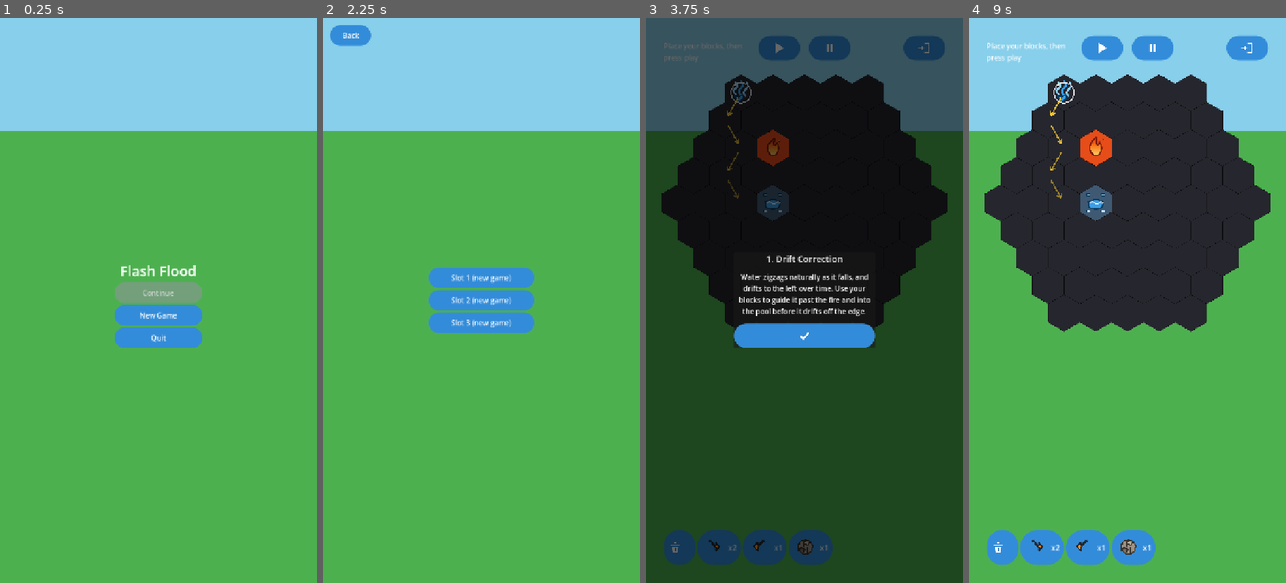
Above: before the commit, frames 1-4 (left to right).
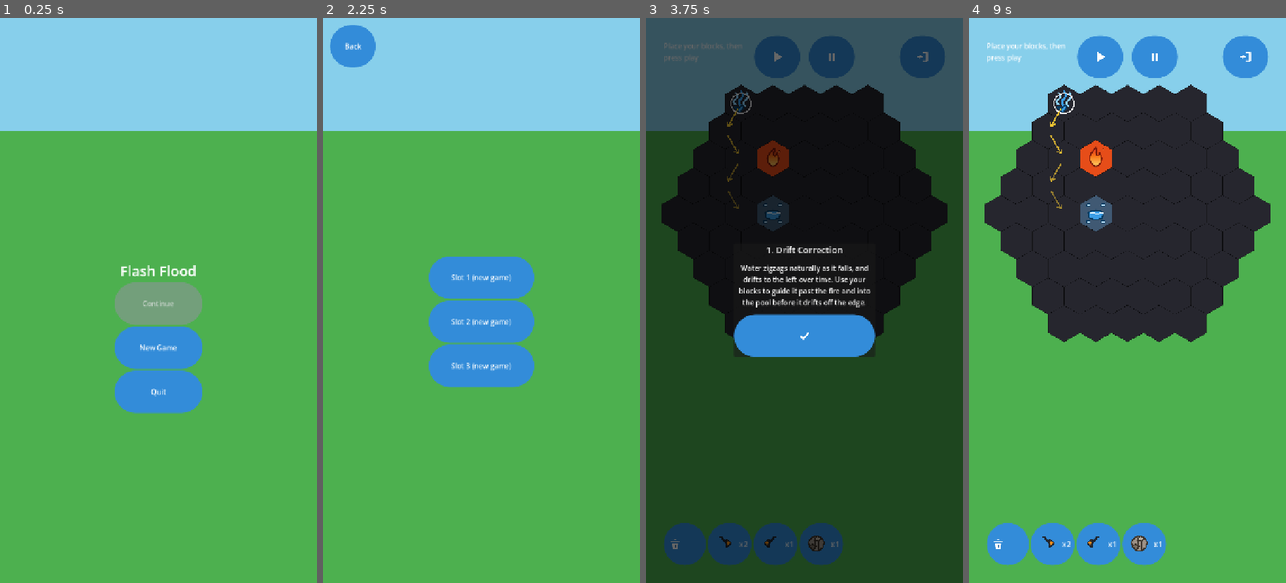
Above: after the commit, the same moments.

Repository: jitternoise/sunny_balcony
Game: Godot game, scene res://scenes/MainMenu.tscn
Same seed, same stepped clock (60 frames per second), same inputs: the game is played once before the commit and once after it.
Inputs (mouse positions are in pixels of both pictures, inside the frame that each line leads up to; where the layout moved, square brackets give the same spot in the first picture):
- Up to frame 1 (0.25 s): no input
- Up to frame 2 (2.25 s): click "New Game" at 0.5 s; click "Back" at 1.25 s; click "New Game" at 2 s
- Up to frame 3 (3.75 s): click "Slot 1 (new game)" at 2.75 s; click "1" at 3.5 s
- Up to frame 4 (9 s): click (1244, 57) [1247, 46] at 4.25 s; click (1098, 57) [1102, 46] at 5 s; click (1098, 57) [1102, 46] at 5.75 s; click "x2" at 6.5 s; click "x1" at 7.25 s; click "x1" at 8 s; click (1127, 334) at 8.75 s

The runs differ from the first frame. In frame 1, 4.3% of the frame differs, in the area x 36-64%, y 46-70%; in frame 2, 4.9%; in frame 3, 10%, in the area x 4-96%, y 3-97%; in frame 4, 8.8%.

Commit message:
Make every control a real touch target
Finding 11 of handheld-audit.md, the largest remaining item and the first
that changes how the game looks.

Under stretch/aspect=expand the 720-unit viewport maps onto the device's
full width, so a unit is 0.5dp on a 360dp phone. Everything was under
both platforms' minimum (Android 48dp, Apple 44pt):

  HUD Start/Pause/Back        95x56 (28dp)  ->  104x96 (48dp)
  Main menu buttons          ~200x47 (24dp) ->  200x96
  Save-slot buttons          ~240x47 (24dp) ->  240x96
  Save-slot Back              80x32 (16dp)  ->  104x96
  Popup buttons              104x56 / 0x56  ->  104x96 / 0x96
  Inventory Delete toggle     72 wide (36dp) -> 96 wide

The save-slot Back button at 16dp was a third of the minimum, on the
screen that picks which save to load.

GRID_TOP_MARGIN_PX 128 -> 152 and BOTTOM_UI_RESERVED_PX 158 -> 190 to
clear the taller rows. This shrinks no tile: _fit_hex_layout() solves tile
size from the viewport's WIDTH alone, so the only effect is a 938-unit
grid band instead of 994 and slightly more scrolling on some levels. All
10 BoardSnapshots change as intended; level 19 and the save-slot screen
were rendered and inspected.

tests/VerifyTouchTargets.tscn, 30 checks, measuring size on the laid-out
control rather than reading the .tscn so a theme change or a squeezing
container is caught too. It earned that immediately by catching the
inventory Delete toggle at 72 units -- sized by a constant in Level.gd
that I would not have thought to edit. It also checks the inventory row
still fits (level 19's six buttons use 616 of 640) and that the grid band
stays above 60% of the screen. Needs a display, so it runs under xvfb.

VerifySafeArea's Back-button check pinned offset_bottom to a literal and
failed for the wrong reason once the button was resized; it now asserts
the height is unchanged, which is what it meant.

Also flags a hazard found the hard way: user:// is keyed on config/name,
so a COPY of the project shares the real save directory -- a throwaway
harness run from a copy is not sandboxed. More broadly, ten test scenes
set current_slot = 0 and complete levels, so running the documented
suites overwrites your own Slot 1. That predates this session;
VerifySaveIntegrity already uses slot 99 to stay clear.

All nine suites pass, solution book unchanged at 88 / 11 / 1.

Co-Authored-By: Claude Opus 5 <noreply@anthropic.com>

Diff:
--- a/game/scenes/Level.tscn
+++ b/game/scenes/Level.tscn
@@ -54,10 +54,10 @@
 [node name="StartButton" type="Button" parent="UI/HUD"]
 layout_mode = 1
 anchor_left = 0.5
-offset_left = -105.0
+offset_left = -114.0
 offset_top = 40.0
 offset_right = -10.0
-offset_bottom = 96.0
+offset_bottom = 136.0
 tooltip_text = "Start"
 icon = ExtResource("3")
 icon_alignment = 1
@@ -67,8 +67,8 @@
 anchor_left = 0.5
 offset_left = 10.0
 offset_top = 40.0
-offset_right = 105.0
-offset_bottom = 96.0
+offset_right = 114.0
+offset_bottom = 136.0
 tooltip_text = "Pause"
 icon = ExtResource("4")
 icon_alignment = 1
@@ -77,10 +77,10 @@
 layout_mode = 1
 anchor_left = 1.0
 anchor_right = 1.0
-offset_left = -135.0
+offset_left = -144.0
 offset_top = 40.0
 offset_right = -40.0
-offset_bottom = 96.0
+offset_bottom = 136.0
 tooltip_text = "Level Select"
 icon = ExtResource("6")
 icon_alignment = 1
@@ -91,9 +91,9 @@
 anchor_top = 1.0
 anchor_bottom = 1.0
 offset_left = 40.0
-offset_top = -158.0
+offset_top = -174.0
 offset_right = 244.0
-offset_bottom = -132.0
+offset_bottom = -146.0
 text = "Tiles left: 0"
 
 [node name="InventoryBar" type="HBoxContainer" parent="UI/HUD"]
@@ -102,7 +102,7 @@
 anchor_bottom = 1.0
 anchor_right = 1.0
 offset_left = 40.0
-offset_top = -120.0
+offset_top = -136.0
 offset_right = -40.0
 offset_bottom = -40.0
 
@@ -146,14 +146,14 @@
 
 [node name="RetryButton" type="Button" parent="UI/LosePanel/Center/Panel/VBox/ButtonRow"]
 layout_mode = 2
-custom_minimum_size = Vector2(104, 56)
+custom_minimum_size = Vector2(104, 96)
 tooltip_text = "Retry"
 icon = ExtResource("5")
 icon_alignment = 1
 
 [node name="LevelSelectButton" type="Button" parent="UI/LosePanel/Center/Panel/VBox/ButtonRow"]
 layout_mode = 2
-custom_minimum_size = Vector2(104, 56)
+custom_minimum_size = Vector2(104, 96)
 tooltip_text = "Level Select"
 icon = ExtResource("6")
 icon_alignment = 1
@@ -200,7 +200,7 @@
 
 [node name="GotItButton" type="Button" parent="UI/IntroPanel/Center/Panel/VBox"]
 layout_mode = 2
-custom_minimum_size = Vector2(0, 56)
+custom_minimum_size = Vector2(0, 96)
 tooltip_text = "Got it"
 icon = ExtResource("8")
 icon_alignment = 1
@@ -248,7 +248,7 @@
 
 [node name="NextButton" type="Button" parent="UI/WinPanel/Center/Panel/VBox"]
 layout_mode = 2
-custom_minimum_size = Vector2(0, 56)
+custom_minimum_size = Vector2(0, 96)
 tooltip_text = "Next level"
 icon = ExtResource("7")
 icon_alignment = 1
@@ -289,7 +289,7 @@
 
 [node name="ResumeButton" type="Button" parent="UI/PausePanel/Center/Panel/VBox"]
 layout_mode = 2
-custom_minimum_size = Vector2(0, 56)
+custom_minimum_size = Vector2(0, 96)
 tooltip_text = "Resume"
 icon = ExtResource("3")
 icon_alignment = 1
@@ -301,14 +301,14 @@
 
 [node name="RetryButton" type="Button" parent="UI/PausePanel/Center/Panel/VBox/ButtonRow"]
 layout_mode = 2
-custom_minimum_size = Vector2(104, 56)
+custom_minimum_size = Vector2(104, 96)
 tooltip_text = "Retry"
 icon = ExtResource("5")
 icon_alignment = 1
 
 [node name="LevelSelectButton" type="Button" parent="UI/PausePanel/Center/Panel/VBox/ButtonRow"]
 layout_mode = 2
-custom_minimum_size = Vector2(104, 56)
+custom_minimum_size = Vector2(104, 96)
 tooltip_text = "Level Select"
 icon = ExtResource("6")
 icon_alignment = 1
--- a/game/scenes/MainMenu.tscn
+++ b/game/scenes/MainMenu.tscn
@@ -43,12 +43,15 @@
 
 [node name="ContinueButton" type="Button" parent="VBoxContainer"]
 layout_mode = 2
+custom_minimum_size = Vector2(0, 96)
 text = "Continue"
 
 [node name="NewGameButton" type="Button" parent="VBoxContainer"]
 layout_mode = 2
+custom_minimum_size = Vector2(0, 96)
 text = "New Game"
 
 [node name="QuitButton" type="Button" parent="VBoxContainer"]
 layout_mode = 2
+custom_minimum_size = Vector2(0, 96)
 text = "Quit"
--- a/game/scenes/SaveSlotSelect.tscn
+++ b/game/scenes/SaveSlotSelect.tscn
@@ -39,6 +39,6 @@
 layout_mode = 1
 offset_left = 16.0
 offset_top = 16.0
-offset_right = 96.0
-offset_bottom = 48.0
+offset_right = 120.0
+offset_bottom = 112.0
 text = "Back"
--- a/game/scripts/gameplay/HexBoard.gd
+++ b/game/scripts/gameplay/HexBoard.gd
@@ -283,8 +283,10 @@
 ## is an absolute distance and NOT a fraction of viewport height: under
 ## stretch/aspect=expand a taller device grows the viewport, and a
 ## fraction would push the grid further from a button row that has not
-## moved. 96px button row + 32px breathing room.
-const GRID_TOP_MARGIN_PX := 128.0
+## moved. The row ends at y=136 (40px inset + a 96px button, raised from 56
+## so the buttons clear the 48dp Android / 44pt iOS minimum touch target on
+## a 360dp-wide phone) + 16px breathing room.
+const GRID_TOP_MARGIN_PX := 152.0
 
 ## Level-design convention (not enforced here, but relied on by
 ## _fit_hex_layout()'s sizing so tiles stay reasonably large): a grid
@@ -295,8 +297,13 @@
 ## Reserved screen space below the grid's available area for the bottom HUD,
 ## so scrolling can't hide the grid's bottom edge behind it. Matches the
 ## topmost bottom-anchored control in Level.tscn -- BudgetLabel's offset_top,
-## which sits just above InventoryBar -- so keep the two in step.
-const BOTTOM_UI_RESERVED_PX := 158.0
+## which sits just above InventoryBar -- so keep the two in step. 174 for the
+## label (itself pushed up by the inventory bar growing to a 96px touch
+## target) + 16px breathing room.
+##
+## Note this only changes how far a grid can SCROLL, never how big its tiles
+## are: _fit_hex_layout() solves tile size from the viewport's WIDTH alone.
+const BOTTOM_UI_RESERVED_PX := 190.0
 
 ## position.y when the grid is scrolled all the way to the top (its natural
 ## resting position, set by _fit_hex_layout()). Level.gd clamps manual
--- a/game/scripts/gameplay/Level.gd
+++ b/game/scripts/gameplay/Level.gd
@@ -136,7 +136,12 @@
 ## The tile buttons are wider than the Delete toggle: their tile art is the
 ## thing being chosen, while Delete is a mode switch with a fixed-size glyph.
 const INVENTORY_BUTTON_WIDTH := 100.0
-const DELETE_BUTTON_WIDTH := 72.0
+## Was 72, which is 36dp on a 360dp phone -- three quarters of Android's 48dp
+## minimum, on the control that erases a placement. Narrower than a tile
+## button is still fine visually (its glyph is fixed-size), but not narrower
+## than a thumb. Level 19 is the binding case: five tile buttons plus this one
+## must fit the bar's 640 units, which VerifyTouchTargets checks.
+const DELETE_BUTTON_WIDTH := 96.0
 const INVENTORY_BUTTON_PADDING := 10.0
 
 ## The res://data/levels/*.tres path this scene was loaded with (captured
--- a/game/scripts/ui/SaveSlotSelect.gd
+++ b/game/scripts/ui/SaveSlotSelect.gd
@@ -58,6 +58,13 @@
 		child.queue_free()
 	for slot in range(GameState.SAVE_SLOT_COUNT):
 		var button := Button.new()
+		# 96 viewport units. Under stretch/aspect=expand the 720-unit-wide
+		# viewport maps onto the device's full width, so a unit is 0.5dp on a
+		# 360dp phone and 0.57dp on a 411dp one -- 96 is therefore >=48dp
+		# (Android's minimum touch target, and above Apple's 44pt) across the
+		# mainstream handset range. Intrinsic height here was ~47 units, i.e.
+		# ~24dp: half the minimum, on the screen that picks a save file.
+		button.custom_minimum_size = Vector2(0, 96)
 		button.text = _slot_label(slot)
 		button.pressed.connect(_on_slot_selected.bind(slot))
 		slot_container.add_child(button)
--- a/game/tests/VerifySafeArea.gd
+++ b/game/tests/VerifySafeArea.gd
@@ -146,8 +146,13 @@
 	_set_insets("0,96,0,72")
 	print("Save slots")
 	var slots := await _open_scene("res://scenes/SaveSlotSelect.tscn")
-	_about(slots.get_node("BackButton").offset_top, 16.0 + 96.0, "Back button drops below the cutout")
-	_about(slots.get_node("BackButton").offset_bottom, 48.0 + 96.0, "Back button keeps its height")
+	var back: Control = slots.get_node("BackButton")
+	_about(back.offset_top, 16.0 + 96.0, "Back button drops below the cutout")
+	# Height, not an absolute offset: the point of this check is that an
+	# inset MOVES the button rather than stretching it, and pinning
+	# offset_bottom to a literal made it fail for the wrong reason when the
+	# button was resized to a 48dp touch target.
+	_about(back.offset_bottom - back.offset_top, 96.0, "Back button keeps its height")
 	slots.free()
 
 
--- /dev/null
+++ b/game/tests/VerifyTouchTargets.gd
@@ -0,0 +1,135 @@
+extends Node
+
+## Headless check that every tappable control is big enough to hit. From game/:
+##   godot --headless res://tests/VerifyTouchTargets.tscn
+##
+## Under stretch/aspect=expand the 720-unit-wide viewport maps onto the whole
+## device width, so one viewport unit is 0.5dp on a 360dp phone (the narrow
+## end of the mainstream range) and 0.57dp on a 411dp one. Android's minimum
+## touch target is 48dp and Apple's is 44pt, so a control needs >=96 units to
+## clear both on a 360dp phone.
+##
+## Before this was enforced the HUD's Start/Pause/Back were 56 units (28dp),
+## the main menu's three buttons ~47 (24dp), and the save-slot screen's Back
+## button 32 units -- 16dp, a third of the minimum, on the screen that picks
+## which save to load.
+##
+## Measured from the live scene rather than read off the .tscn, so a theme
+## change, a container that squeezes a child, or a font swap is caught too.
+
+const MIN_UNITS := 96.0
+const NARROW_PHONE_DP := 360.0
+const DESIGN_WIDTH := 720.0
+
+var _failures := 0
+
+
+func _check(cond: bool, what: String) -> void:
+	if cond:
+		print("  ok   ", what)
+	else:
+		_failures += 1
+		printerr("  FAIL ", what)
+
+
+func _dp(units: float) -> float:
+	return units * (NARROW_PHONE_DP / DESIGN_WIDTH)
+
+
+## Every Button under `root` that a player can actually press right now.
+func _buttons(root: Node) -> Array:
+	var out := []
+	for b in root.find_children("*", "Button", true, false):
+		if b.is_visible_in_tree() and not b.disabled:
+			out.append(b)
+	return out
+
+
+func _measure(root: Node, label: String, skip: Array = []) -> void:
+	var checked := 0
+	for b in _buttons(root):
+		if skip.has(b.name):
+			continue
+		checked += 1
+		var s: Vector2 = b.size
+		var small: float = minf(s.x, s.y)
+		_check(small >= MIN_UNITS - 0.5, "%s / %s is %.0fx%.0f units (%.0fdp shortest side)"
+			% [label, b.name, s.x, s.y, _dp(small)])
+	_check(checked > 0, "%s: found buttons to measure" % label)
+
+
+func _open(path: String) -> Node:
+	var scene: Node = load(path).instantiate()
+	add_child(scene)
+	for i in range(6):
+		await get_tree().process_frame
+	return scene
+
+
+func _ready() -> void:
+	GameState.current_slot = 0
+	GameState.debug_unlock_all = true
+
+	print("Main menu")
+	var menu := await _open("res://scenes/MainMenu.tscn")
+	_measure(menu, "MainMenu")
+	menu.queue_free()
+	remove_child(menu)
+	await get_tree().process_frame
+
+	print("Save slot select")
+	var slots := await _open("res://scenes/SaveSlotSelect.tscn")
+	_measure(slots, "SaveSlotSelect")
+	slots.queue_free()
+	remove_child(slots)
+	await get_tree().process_frame
+
+	print("In level -- HUD and inventory bar")
+	# Level 19 is the densest HUD case: the budget label is visible and the
+	# inventory bar carries every block type at once.
+	GameState.pending_level_path = "res://data/levels/level_019.tres"
+	var level := await _open("res://scenes/Level.tscn")
+	level.get_node("UI/IntroPanel/Center/Panel/VBox/GotItButton").pressed.emit()
+	for i in range(4):
+		await get_tree().process_frame
+	_measure(level, "Level")
+
+	print("In level -- the pause menu")
+	level._on_pause_pressed()
+	for i in range(4):
+		await get_tree().process_frame
+	_measure(level, "Paused")
+
+	print("The inventory bar still fits its row")
+	# Widening the Delete toggle to a real touch target eats into a row that
+	# already has to hold every block type on a jamboree level. If the
+	# children stop fitting, an HBoxContainer does not shrink past their
+	# minimums -- it overflows, and the last button leaves the screen.
+	var bar: HBoxContainer = level.get_node("UI/HUD/InventoryBar")
+	var used := 0.0
+	var kids := 0
+	for c in bar.get_children():
+		if c is Control and c.visible:
+			used += (c as Control).size.x
+			kids += 1
+	used += bar.get_theme_constant("separation") * maxf(kids - 1, 0)
+	_check(used <= bar.size.x + 0.5,
+		"level 19's %d buttons use %.0f of %.0f units" % [kids, used, bar.size.x])
+
+	print("The board still has room to live in")
+	var board: HexBoard = level.get_node("Board")
+	var vp: float = get_viewport().get_visible_rect().size.y
+	var available: float = vp - HexBoard.GRID_TOP_MARGIN_PX - HexBoard.BOTTOM_UI_RESERVED_PX
+	_check(available > vp * 0.6,
+		"the grid band is %.0f of %.0f units (%.0f%%)" % [available, vp, 100.0 * available / vp])
+	_check(board.top_position_y > 0.0, "the grid still starts below the HUD row")
+
+	level.queue_free()
+	remove_child(level)
+	await get_tree().process_frame
+
+	if _failures == 0:
+		print("TOUCH TARGETS PASS")
+	else:
+		printerr("TOUCH TARGETS FAIL: %d failure(s)" % _failures)
+	get_tree().quit(1 if _failures > 0 else 0)
--- /dev/null
+++ b/game/tests/VerifyTouchTargets.tscn
@@ -0,0 +1,6 @@
+[gd_scene load_steps=2 format=3]
+
+[ext_resource type="Script" path="res://tests/VerifyTouchTargets.gd" id="1"]
+
+[node name="VerifyTouchTargets" type="Node"]
+script = ExtResource("1")
Not shown, changed: CLAUDE.md
Not shown, changed: dev-progress.md
